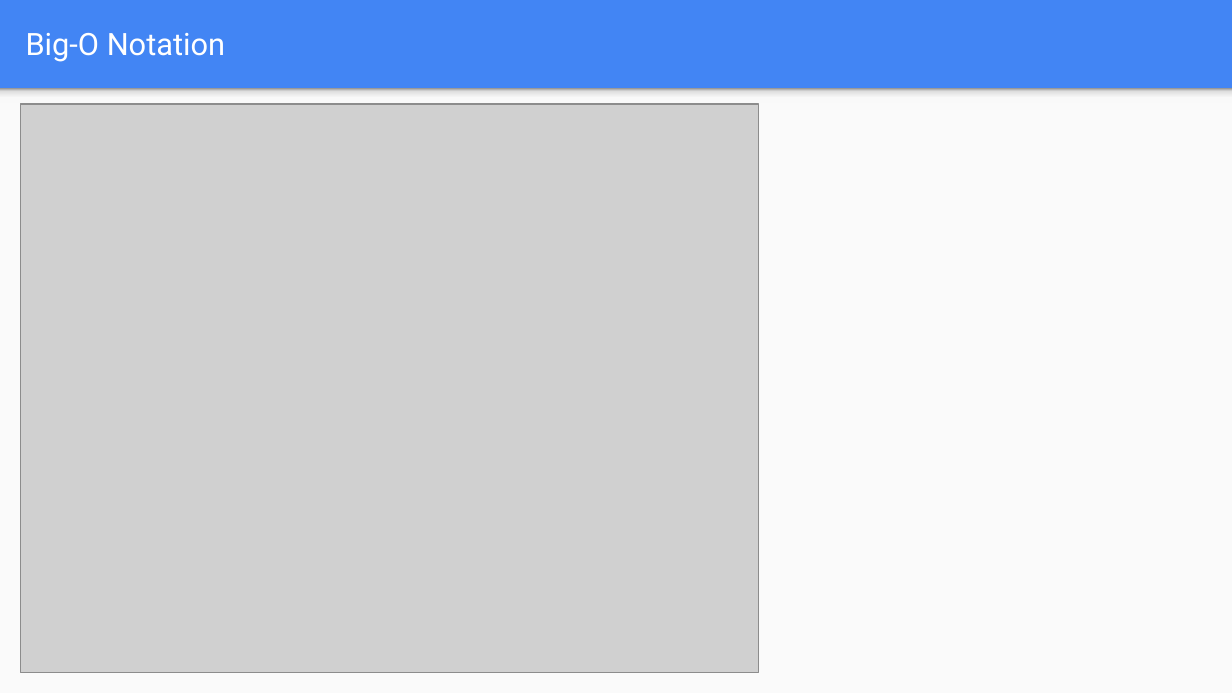
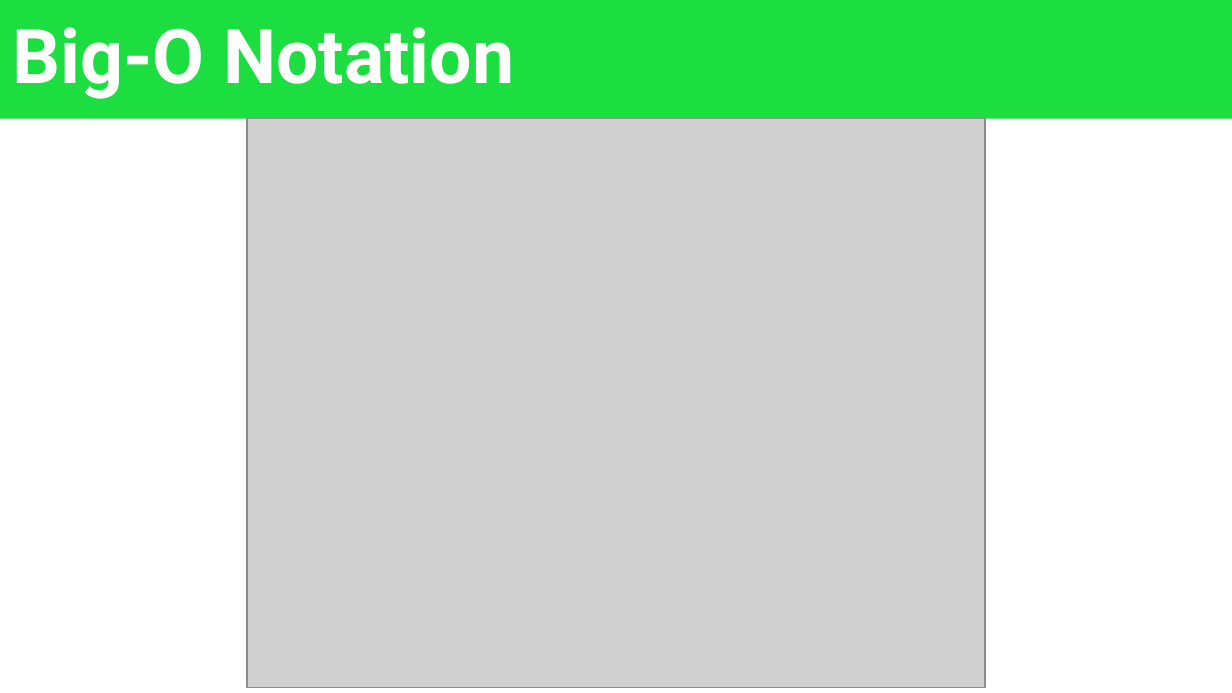
Before and after one commit to OMardil/INFO2, a slide deck: slide 29 of MOD09_Big_O/01 Presentacion/INFO2_MOD10-Análisis de Algoritmos.pptx (slide 18 before the commit). Drawn at 1232x693 pixels with LibreOffice and Linux fonts; fonts in the diff are those of the drawing; grey boxes stand for pictures. Boxes give left, top, right and bottom in pixels: in the first picture for what was removed or moved away, otherwise in the second. Text is boxed around its words. In the diff, an @@ line names an element or a change of style, - is before the commit and + after.

```diff
--- a/MOD09_Big_O/01 Presentacion/INFO2_MOD10-Análisis de Algoritmos.pptx
+++ b/MOD09_Big_O/01 Presentacion/INFO2_MOD10-Análisis de Algoritmos.pptx
@@ background #4285F4 to #FFFFFF @@
@@ title "Big-O Notation": place and size @@
-title "Big-O Notation" at [26, 33, 225, 62]
+title "Big-O Notation" at [0, 0, 1232, 118]
@@ title "Big-O Notation" at [0, 0, 1232, 118]: size 18 to 44 pt, bold on; line spacing 1 to 0.9; fill none to #1CDE41 @@
@@ rectangle removed at [0, 89, 1232, 693] @@
@@ rectangle removed at [0, 89, 1232, 103] @@
@@ picture: place and size @@
-picture at [21, 103, 759, 671]
+picture at [248, 118, 986, 686]
```
Also in this commit, not shown: 15 other slides changed, 15 slides added, 7 slides removed, 10 other files.
